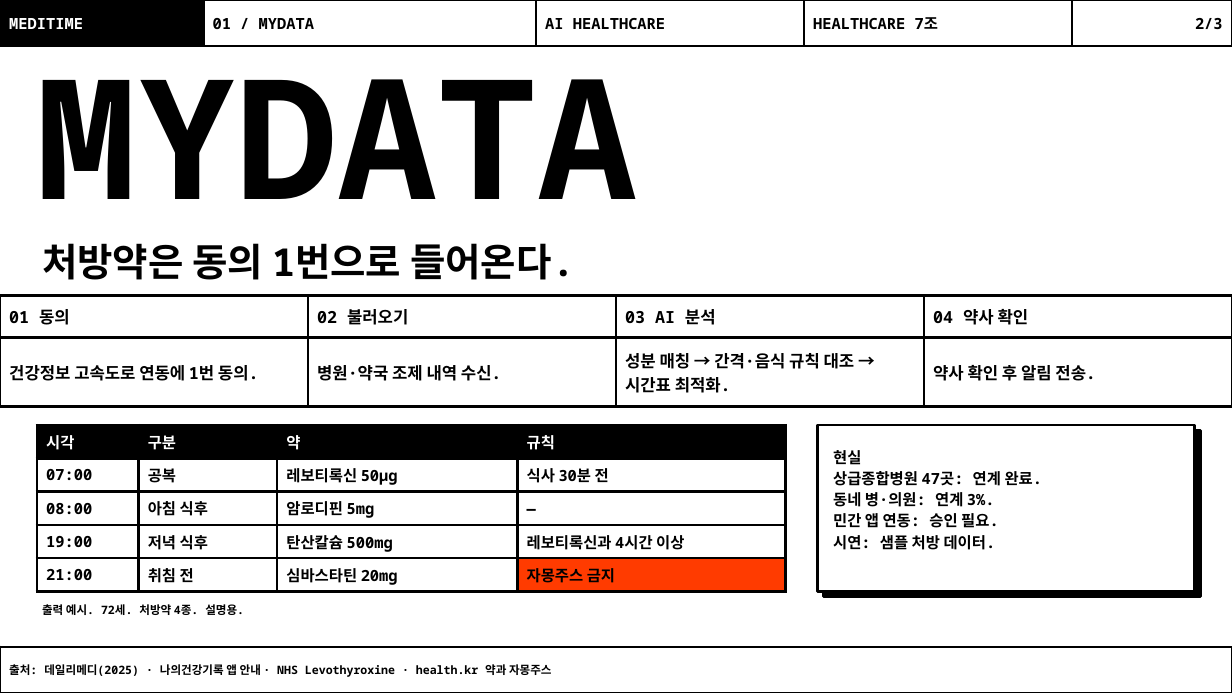
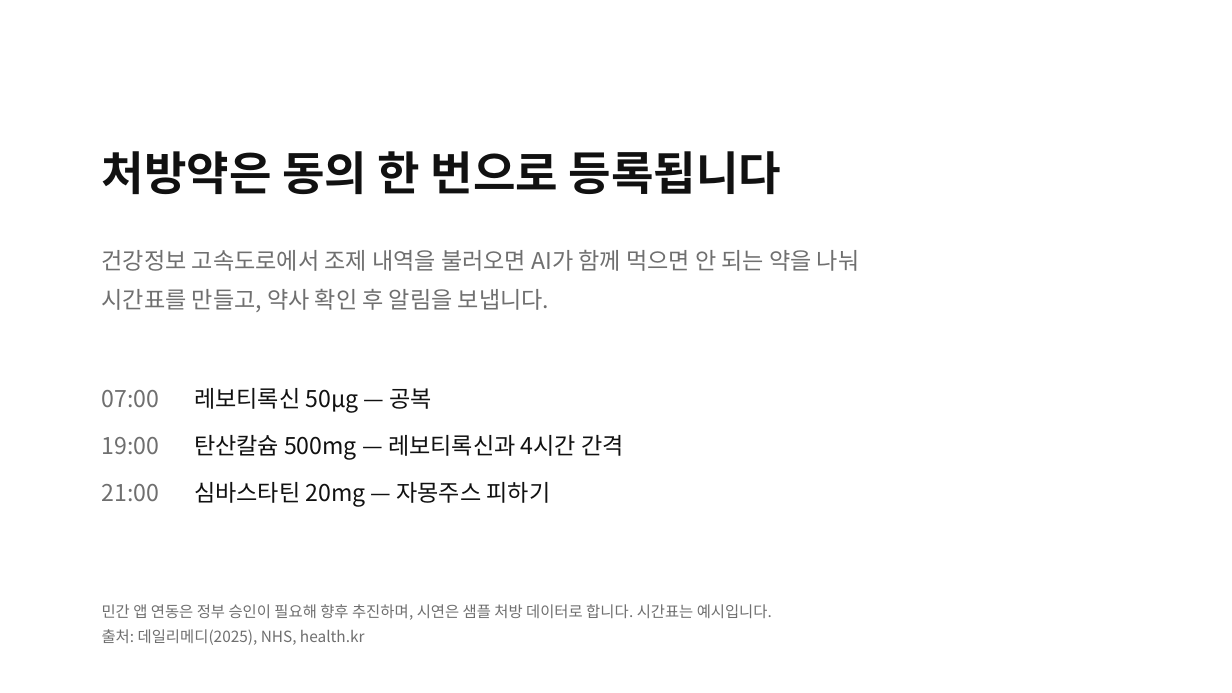
Before and after one commit to Hoyasiro/Codyssey, a slide deck: slide 2 of allinone/E2-1/E2-1_발표자료_메디타임_Healthcare7조.pptx. Drawn at 1232x693 pixels with LibreOffice and Linux fonts; fonts in the diff are those of the drawing. Boxes give left, top, right and bottom in pixels: in the first picture for what was removed or moved away, otherwise in the second. Text is boxed around its words. In the diff, an @@ line names an element or a change of style, - is before the commit and + after.

```diff
--- a/allinone/E2-1/E2-1_발표자료_메디타임_Healthcare7조.pptx
+++ b/allinone/E2-1/E2-1_발표자료_메디타임_Healthcare7조.pptx
@@ table removed at box(0, 0, 1232, 92), 1 rows, 5 columns @@
-MEDITIME | 01 / MYDATA | AI HEALTHCARE | HEALTHCARE 7조 | 2/3
@@ text removed at box(37, 43, 638, 199) @@
-MYDATA
@@ text at box(102, 151, 782, 194): text changed; size 30 to 36 pt; font Noto Sans Mono to Noto Sans CJK KR; text colour #000000 to #111111 @@
-처방약은 동의 1번으로 들어온다.
+처방약은 동의 한 번으로 등록됩니다
@@ text added at box(102, 250, 860, 312), 18 pt, text #6F6F6F @@
+건강정보 고속도로에서 조제 내역을 불러오면 AI가 함께 먹으면 안 되는 약을 나눠
+시간표를 만들고, 약사 확인 후 알림을 보냅니다.
@@ table removed at box(0, 296, 1231, 397), 2 rows, 4 columns @@
-01 동의 | 02 불러오기 | 03 AI 분석 | 04 약사 확인
-건강정보 고속도로 연동에 1번 동의. | 병원·약국 조제 내역 수신. | 성분 매칭 → 간격·음식 규칙 대조 → 시간표 최적화. | 약사 확인 후 알림 전송.
@@ text added at box(194, 388, 624, 507), 18 pt, text #111111 @@
+레보티록신 50μg — 공복
+탄산칼슘 500mg — 레보티록신과 4시간 간격
+심바스타틴 20mg — 자몽주스 피하기
@@ text added at box(102, 390, 160, 501), 18 pt, text #6F6F6F @@
+07:00
+19:00
+21:00
@@ table removed at box(37, 425, 786, 589), 5 rows, 4 columns @@
-시각 | 구분 | 약 | 규칙
-07:00 | 공복 | 레보티록신 50μg | 식사 30분 전
-08:00 | 아침 식후 | 암로디핀 5mg | —
-19:00 | 저녁 식후 | 탄산칼슘 500mg | 레보티록신과 4시간 이상
-21:00 | 취침 전 | 심바스타틴 20mg | 자몽주스 금지
@@ rectangle removed at box(818, 425, 1195, 592) @@
@@ rectangle removed at box(823, 431, 1201, 597) @@
@@ text removed at box(833, 450, 1043, 552) @@
-현실
-상급종합병원 47곳: 연계 완료.
-동네 병·의원: 연계 3%.
-민간 앱 연동: 승인 필요.
-시연: 샘플 처방 데이터.
@@ text removed at box(42, 604, 244, 615) @@
-출력 예시. 72세. 처방약 4종. 설명용.
@@ text added at box(102, 604, 772, 645), 12 pt, text #6F6F6F @@
+민간 앱 연동은 정부 승인이 필요해 향후 추진하며, 시연은 샘플 처방 데이터로 합니다. 시간표는 예시입니다.
+출처: 데일리메디(2025), NHS, health.kr
@@ table removed at box(0, 647, 1232, 693), 1 rows, 1 columns @@
-출처: 데일리메디(2025) · 나의건강기록 앱 안내 · NHS Levothyroxine · health.kr 약과 자몽주스
```
Also in this commit, not shown: 2 other slides changed, 2 other files.
